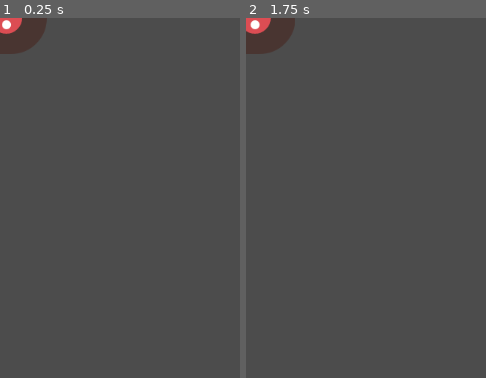
Above: before the commit, frames 1-2 (left to right).
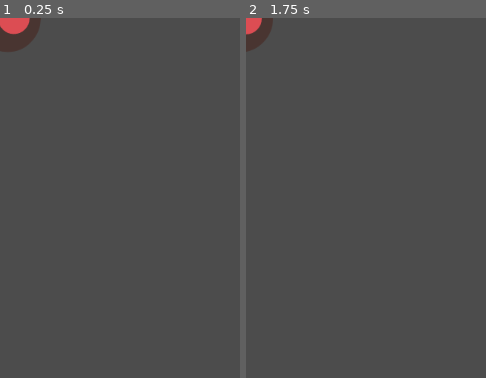
Above: after the commit, the same moments.

Repository: ty-n-42/YourFirstGame
Game: Godot game, scene res://Mob.tscn
Same seed, same stepped clock (60 frames per second), same inputs: the game is played once before the commit and once after it. The project has no main scene, so this scene is started directly.
Inputs:
- Up to frame 1 (0.25 s): no input
- Up to frame 2 (1.75 s): tap Enter at 1.25 s
The pictures show only the part of the screen within x 0-50%, y 0-50%; the shares and areas given below are measured in that part.

The runs differ from the first frame. In frame 1, 0.5% of the frame differs, in the area x 0-20%, y 0-10%; in frame 2, 1.2%, in the area x 0-21%, y 0-10%.

Commit message:
coded enemy script
completed code for enemy mob

Diff:
--- /dev/null
+++ b/Mob.gd
@@ -0,0 +1,31 @@
+extends RigidBody2D
+
+# External Dependencies:
+# - randomize() is used in the Main scene so it isn't duplicated here
+
+# exported variables appear in the Godot IDE
+# min and max speed for randomly selecting spawned enemy speed
+export var min_speed: int = 150; # minimum speed range
+export var max_speed: int = 250; # maximum speed range
+
+# Declare member variables here. Examples:
+# var a = 2
+# var b = "text"
+
+
+# Called when the node enters the scene tree for the first time.
+func _ready():
+	# get an array containing all the mob animation names
+	var mob_types: PoolStringArray = $AnimatedSprite.frames.get_animation_names();
+	# randomly pick one of the names to define which animation to play
+	$AnimatedSprite.animation = mob_types[randi() % mob_types.size()];
+
+
+# Called every frame. 'delta' is the elapsed time since the previous frame.
+#func _process(delta):
+#	pass
+
+
+# screen_exited signal received from VisibilityNotifier2D
+func _on_VisibilityNotifier2D_screen_exited():
+	queue_free(); # delete instance when Godot is sure it's ok
--- a/Mob.tscn
+++ b/Mob.tscn
@@ -6,6 +6,7 @@
 [ext_resource path="res://dodge_assets/art/enemyWalking_2.png" type="Texture" id=4]
 [ext_resource path="res://dodge_assets/art/enemySwimming_2.png" type="Texture" id=5]
 [ext_resource path="res://dodge_assets/art/enemySwimming_1.png" type="Texture" id=6]
+[ext_resource path="res://Mob.gd" type="Script" id=7]
 
 [sub_resource type="SpriteFrames" id=1]
 animations = [ {
@@ -32,6 +33,7 @@
 [node name="Mob" type="RigidBody2D"]
 collision_mask = 0
 gravity_scale = 0.0
+script = ExtResource( 7 )
 __meta__ = {
 "_edit_group_": true
 }
@@ -48,3 +50,5 @@
 shape = SubResource( 2 )
 
 [node name="VisibilityNotifier2D" type="VisibilityNotifier2D" parent="."]
+
+[connection signal="screen_exited" from="VisibilityNotifier2D" to="." method="_on_VisibilityNotifier2D_screen_exited"]
Not shown: 1 places in Mob.tscn that only renumber resources
